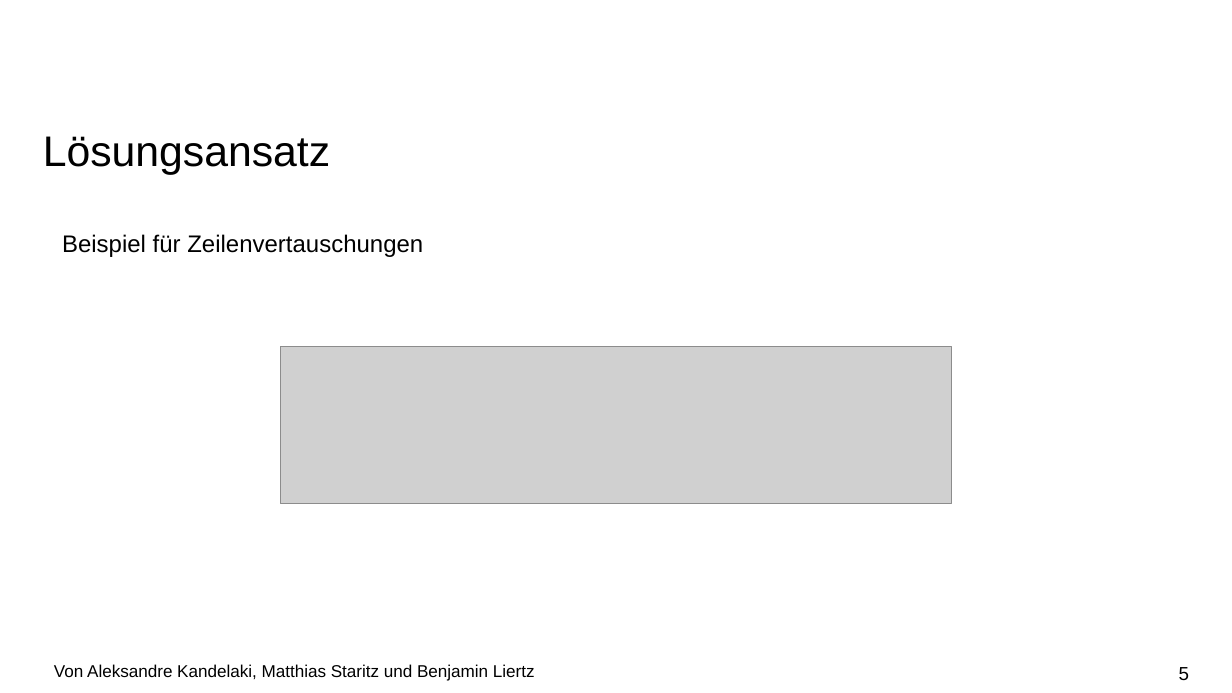
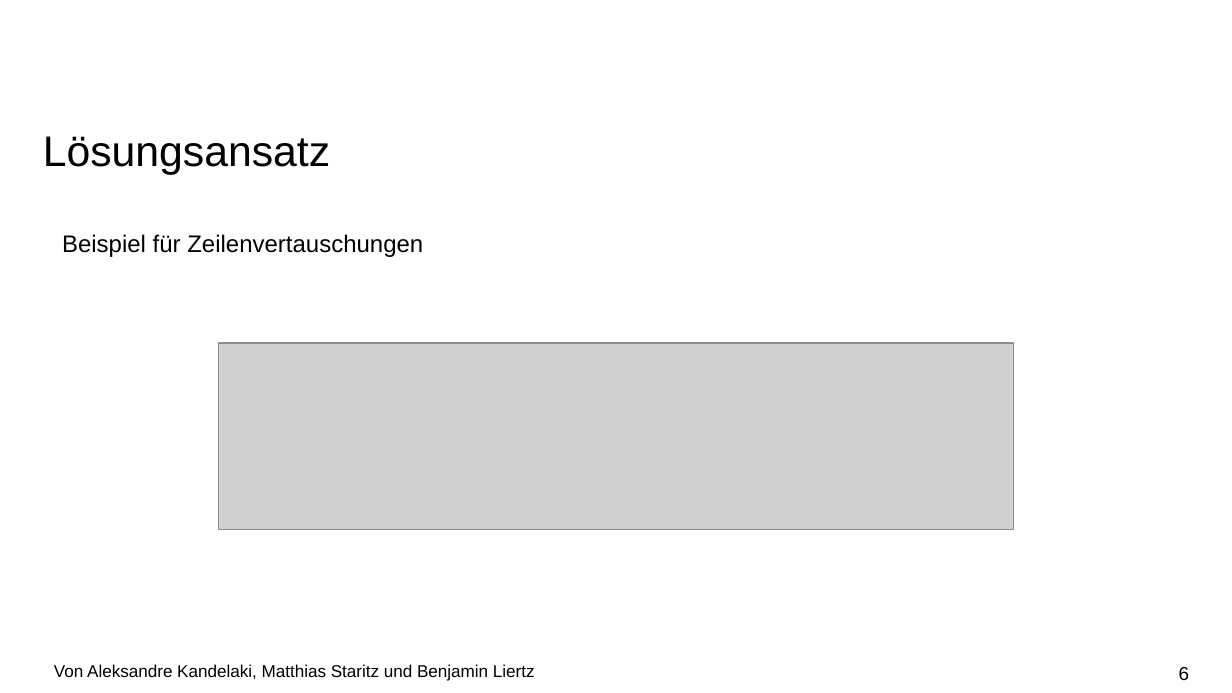
Before and after one commit to kandelak/ludecomposition, a slide deck: slide 6 of Vortrag/LU-Zerlegung 2.0.pptx (slide 5 before the commit). Drawn at 1232x693 pixels with LibreOffice and Linux fonts; fonts in the diff are those of the drawing; grey boxes stand for pictures; background and template pictures are left out. Boxes give left, top, right and bottom in pixels: in the first picture for what was removed or moved away, otherwise in the second. Text is boxed around its words. In the diff, an @@ line names an element or a change of style, - is before the commit and + after.

```diff
--- a/Vortrag/LU-Zerlegung 2.0.pptx
+++ b/Vortrag/LU-Zerlegung 2.0.pptx
@@ picture: place and size @@
-picture at box(281, 346, 952, 504)
+picture at box(218, 344, 1014, 530)
@@ page number at box(1179, 667, 1189, 680): text changed @@
-5
+6
```
Also in this commit, not shown: 1 other slide changed, 1 slide added, 2 other files.
